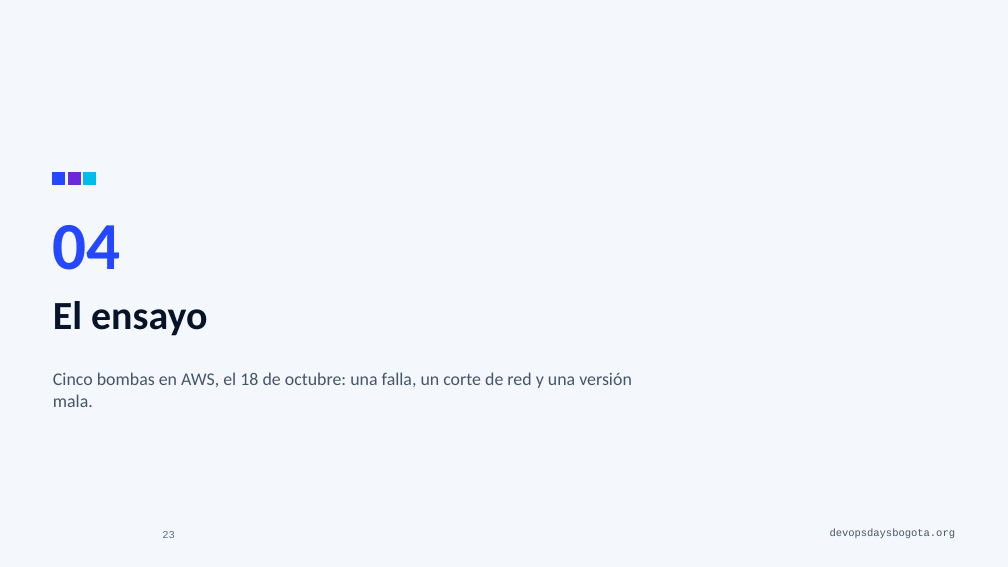
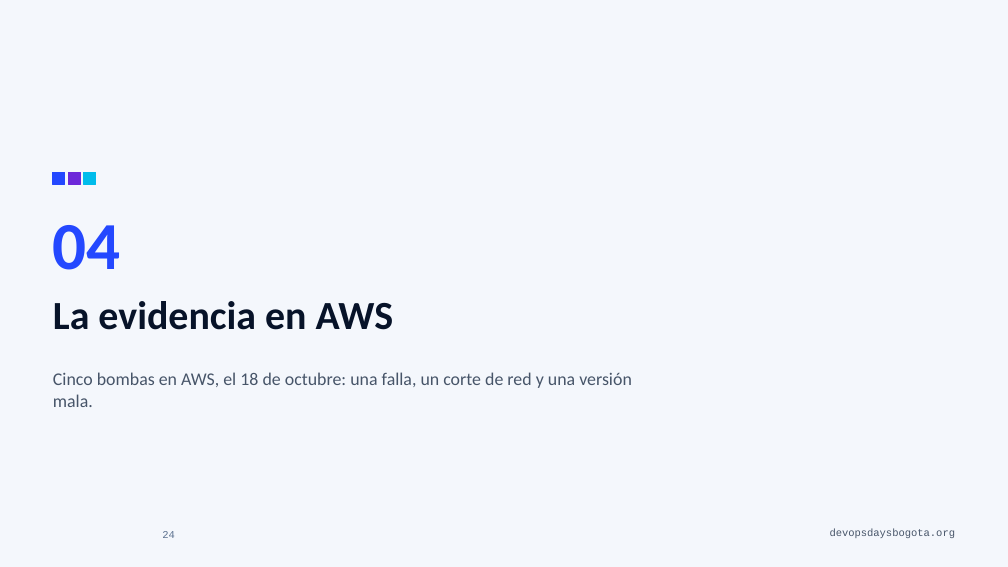
Before and after one commit to alejandro945/mlops-a-ciegas, a slide deck: slide 24 of talk/MLOps-a-ciegas-DevOpsDays-Bogota-2026.pptx (slide 23 before the commit). Drawn at 1008x567 pixels with LibreOffice and Linux fonts; fonts in the diff are those of the drawing; background and template pictures are left out. Boxes give left, top, right and bottom in pixels: in the first picture for what was removed or moved away, otherwise in the second. Text is boxed around its words. In the diff, an @@ line names an element or a change of style, - is before the commit and + after.

```diff
--- a/talk/MLOps-a-ciegas-DevOpsDays-Bogota-2026.pptx
+++ b/talk/MLOps-a-ciegas-DevOpsDays-Bogota-2026.pptx
@@ title at box(53, 301, 394, 330): text changed @@
-El ensayo
+La evidencia en AWS
@@ page number at box(162, 531, 175, 538): text changed @@
-23
+24
```
Also in this commit, not shown: 4 other slides changed, 1 slide added, 5 other files.
